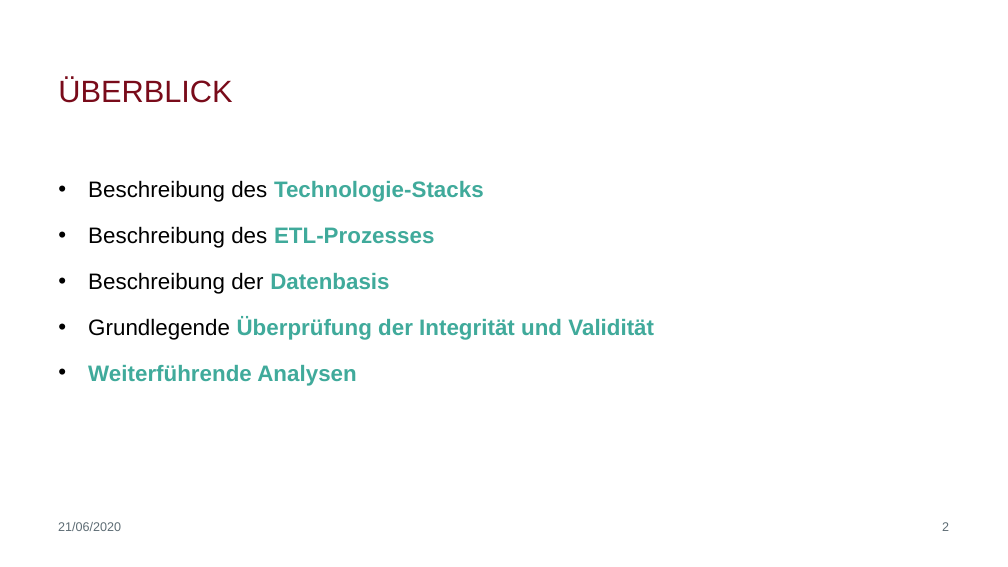
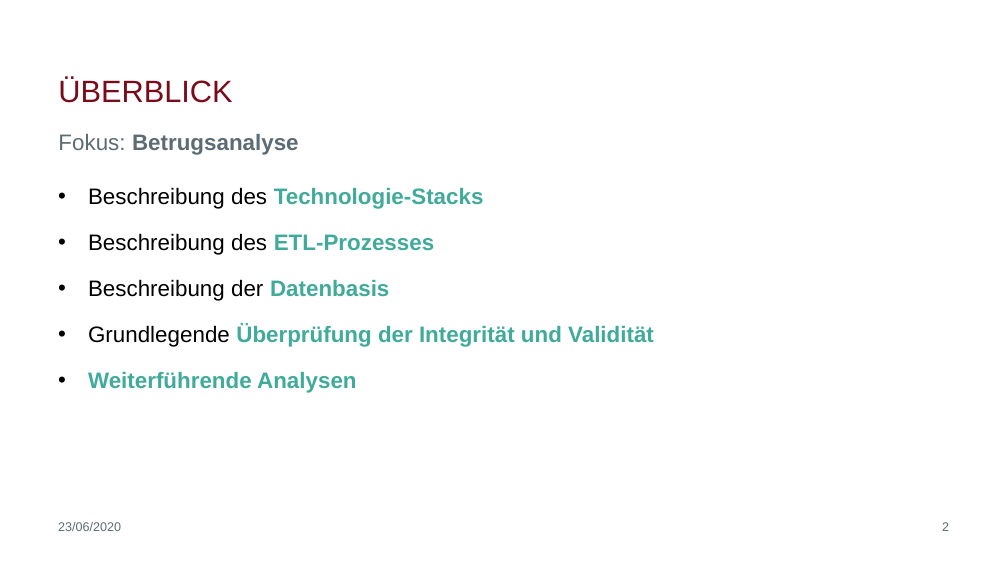
Before and after one commit to biegt/auditing_case_study, a slide deck: slide 2 of 04_output/Präsentation_Case_Study_1_Bieg_Krug.pptx. Drawn at 1008x567 pixels with LibreOffice and Linux fonts; fonts in the diff are those of the drawing; background and template pictures are left out. Boxes give left, top, right and bottom in pixels: in the first picture for what was removed or moved away, otherwise in the second. Text is boxed around its words. In the diff, an @@ line names an element or a change of style, - is before the commit and + after.

Commit message:
Add slides on analysis, update analysis.Rmd, correct spelling in Word document

```diff
--- a/04_output/Präsentation_Case_Study_1_Bieg_Krug.pptx
+++ b/04_output/Präsentation_Case_Study_1_Bieg_Krug.pptx
@@ subtitle added at (58, 134, 299, 155), 21.3 pt, text #5D6C74, bold @@
+Fokus: Betrugsanalyse
@@ text "Beschreibung des Technologie-Stacks": place and size @@
-text "Beschreibung des Technologie-Stacks" at (88, 180, 654, 386)
+text "Beschreibung des Technologie-Stacks" at (88, 187, 654, 393)
@@ text at (58, 522, 121, 531): text changed @@
-21/06/2020
+23/06/2020
```
Also in this commit, not shown: 7 other slides changed, 23 slides added, 2 other files.
